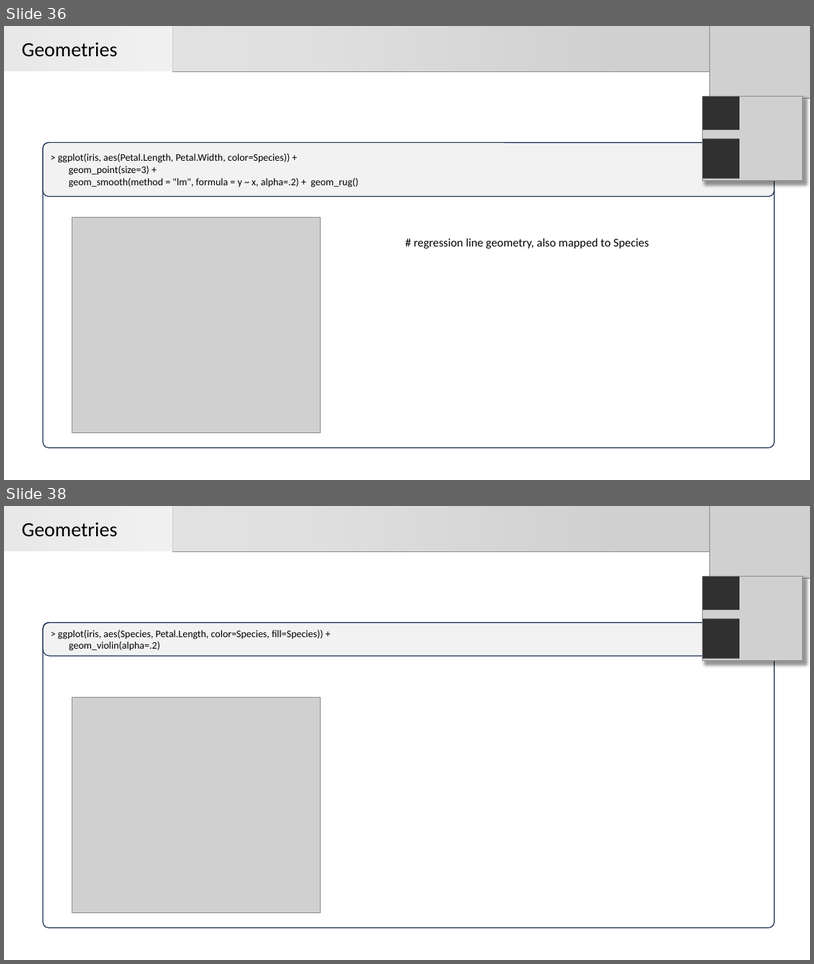
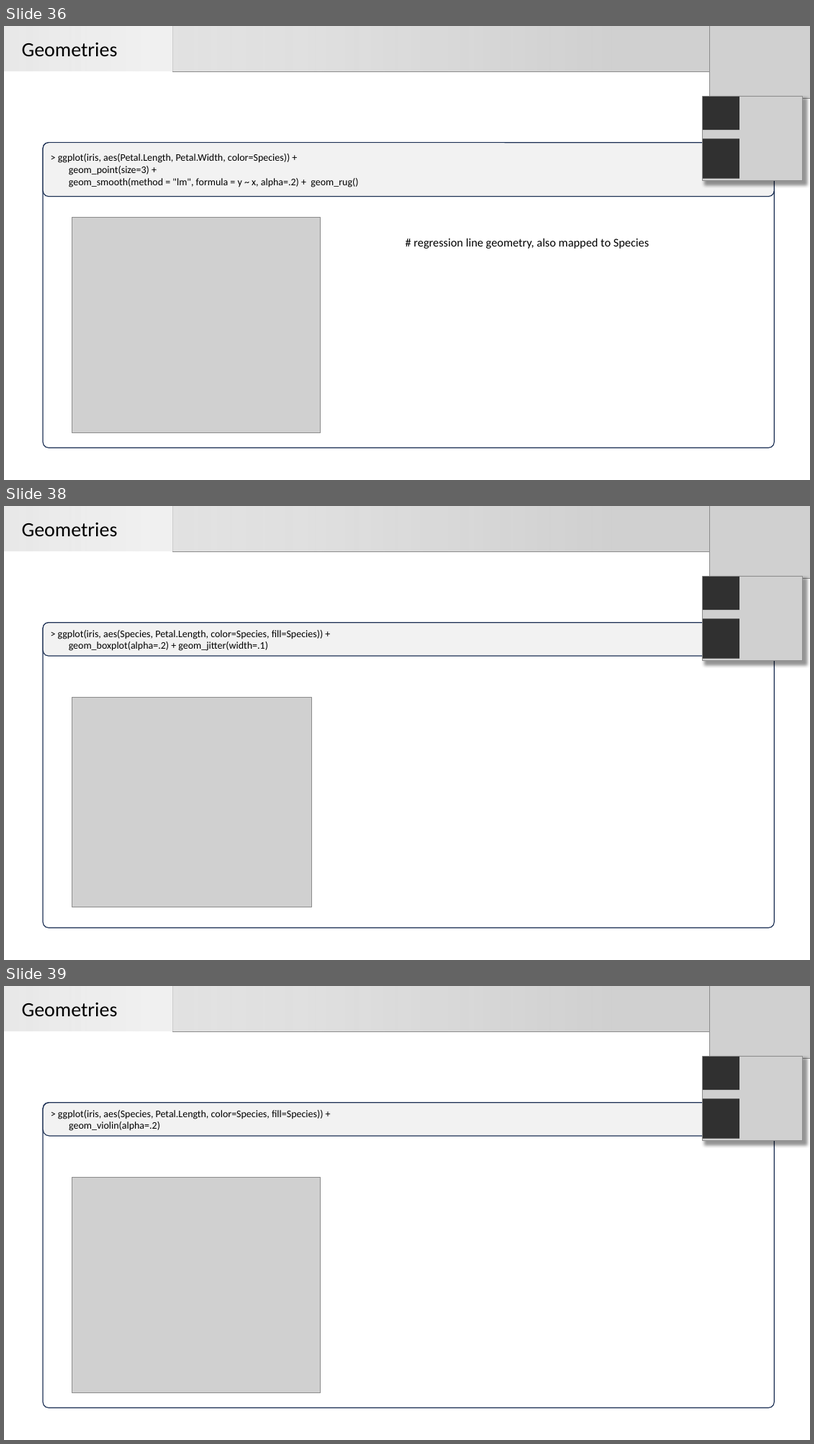
Before and after one commit to Carlospq/ggplot2Workshop, a slide deck: GGplot_workshop.pptx. Shown one above the other, each under a label of ours: slides 36 and 38 before the commit, slides 36, 38 and 39 after it; the slides between them are not shown. The pictures are 814x964 and 814x1444 pixels, drawn with LibreOffice and Linux fonts; fonts in the diff are those of the drawing; grey boxes stand for pictures. Boxes give left, top, right and bottom in pixels: in the first picture for what was removed or moved away, otherwise in the second. Text is boxed around its words. In the diff, an @@ line names an element or a change of style, - is before the commit and + after.

```diff
--- a/GGplot_workshop.pptx
+++ b/GGplot_workshop.pptx
@@ slide 38 added at box(4, 506, 810, 960), background #FFFFFF @@
@@ rectangle added at box(4, 506, 612, 551), fill gradient #E6E6E6 to #F0F0F0 to #F2F2F2 @@
@@ text added at box(22, 523, 118, 537), 24 pt, text #000000 @@
+Geometries
@@ picture added at box(173, 506, 810, 551) @@
@@ picture added at box(710, 506, 810, 578) @@
@@ rounded rectangle added at box(43, 623, 774, 928), fill #FFFFFF, outline #1E3256 1 pt @@
@@ rounded rectangle added at box(43, 623, 774, 656), fill #F2F2F2, outline #1E3256 1 pt, 12 pt, text #000000 @@
+> ggplot(iris, aes(Species, Petal.Length, color=Species, fill=Species)) +
+geom_boxplot(alpha=.2) + geom_jitter(width=.1)
@@ group added at box(703, 576, 803, 660): 3 rectangles, 1 picture @@
@@ picture added at box(72, 697, 312, 906) @@
@@ what was slide 38 is now slide 39 @@
```
Also in this commit, not shown: 12 slides changed, 2 slides removed, 3 other files.
